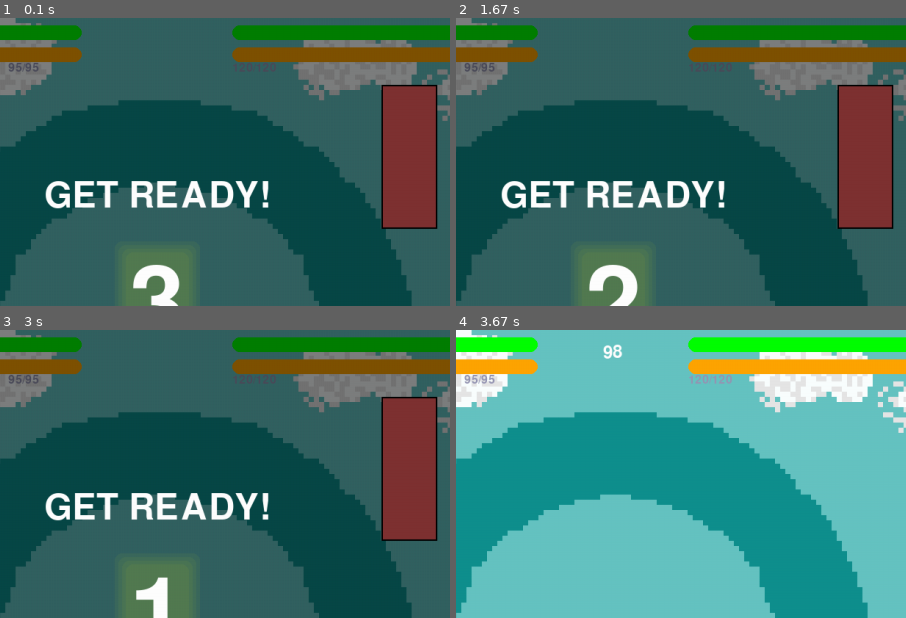
Above: before the commit, frames 1-4 (two rows, left to right).
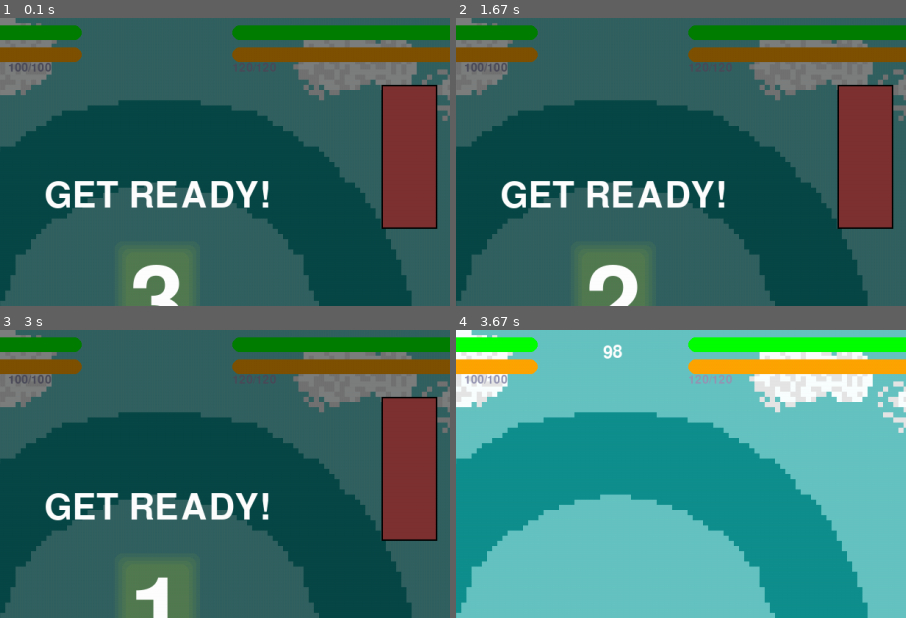
Above: after the commit, the same moments.

Repository: CarlosLeBg/pythfighter
Game: pygame game, started from src/core/game.py
Two runs of this game, one before a commit and one after it. Both use one fixed random seed, a clock stepped at 60 frames per second and the inputs below.
Inputs:
- Up to frame 1 (0.1 s): no input
- Up to frame 2 (1.67 s): no input
- Up to frame 3 (3 s): no input
- Up to frame 4 (3.67 s): hold Right from 3.6 s (still down)
The pictures show only the part of the screen within x 33-83%, y 0-50%; the shares and areas given below are measured in that part.

The runs differ from the first frame. In frame 1, 0.1% of the frame differs, in the area x 2-12%, y 15-19%; in frame 2, 0.1%; in frame 3, 0.1%; in frame 4, 0.2%, in the area x 1-12%, y 15-19%.

Commit message:
Modif de Carlos

Diff:
--- a/src/config/fighters.py
+++ b/src/config/fighters.py
@@ -6,20 +6,19 @@
         self.abilities = abilities
         self.style = style
         self.stats = stats
-        self.description = description  # Modifié ici pour correspondre à l'argument passé
+        self.description = description
         self.combo = combo
         self.lore = lore
         self.color = color
         self.special = special
         self.weakness = weakness
 
-
 class AgileFighter(Fighter):
     def __init__(self):
         super().__init__(
-            "Ben (Benjamin)", speed=8, damage=7,
+            "Ben (Benjamin)", speed=7, damage=8,
             abilities=["Dodge", "Quick Strike"],
-            style="Agile", stats={"Force": 7, "Défense": 3, "Vitesse": 8, "Vie": 95},
+            style="Agile", stats={"Force": 7, "Défense": 4, "Vitesse": 7, "Vie": 100},
             description="Rapide et insaisissable, il excelle dans l'esquive et la contre-attaque.",
             combo=["Esquivez puis frappez rapidement pour un maximum d'impact."],
             lore="Maître du katana, il privilégie la vitesse aux attaques puissantes.",
@@ -28,13 +27,12 @@
             weakness="Fragile (3 coups suffisent à briser sa garde)"
         )
 
-
 class Tank(Fighter):
     def __init__(self):
         super().__init__(
-            "Tank (Carl)", speed=3, damage=18,
+            "Tank (Carl)", speed=4, damage=16,
             abilities=["Shield Bash", "Endurance"],
-            style="Defensive", stats={"Force": 10, "Défense": 7, "Vitesse": 3, "Vie": 120},
+            style="Defensive", stats={"Force": 10, "Défense": 7, "Vitesse": 4, "Vie": 120},
             description="Massif et résistant, il frappe fort mais se déplace lentement.",
             combo=["Utilisez Shield Bash pour repousser, puis enchaînez une attaque lourde."],
             lore="Un colosse sur le champ de bataille, inébranlable en défense.",
@@ -43,43 +41,40 @@
             weakness="Très lent (difficile d'atteindre les cibles mobiles)"
         )
 
-
 class BurstDamage(Fighter):
     def __init__(self):
         super().__init__(
-            "Moinécha", speed=6, damage=6,
+            "Moinécha", speed=6, damage=7,
             abilities=["Flame Burst", "Inferno"],
-            style="Burst", stats={"Force": 6, "Défense": 4, "Vitesse": 6, "Vie": 100},
+            style="Burst", stats={"Force": 7, "Défense": 4, "Vitesse": 6, "Vie": 100},
             description="Un moine du feu, infligeant des brûlures continues à ses ennemis.",
             combo=["Appliquez la brûlure avec Flame Burst, puis terminez avec Inferno."],
             lore="Maîtrisant les flammes, il privilégie les dégâts sur la durée.",
             color=(255, 165, 0),
-            special="Brûlure (5 dégâts/s pendant 3s)",
+            special="Brûlure (5 dégâts/s pendant 2s)",
             weakness="Dégâts directs faibles (doit maximiser les brûlures)"
         )
-
 
 class ThunderStrike(Fighter):
     def __init__(self):
         super().__init__(
-            "Timothy", speed=7, damage=9,
+            "Timothy", speed=7, damage=8,
             abilities=["Lightning Bolt", "Thunderstorm"],
-            style="Elemental", stats={"Force": 9, "Défense": 4, "Vitesse": 7, "Vie": 100},
+            style="Elemental", stats={"Force": 8, "Défense": 4, "Vitesse": 7, "Vie": 100},
             description="Maître de l'électricité, capable d'étourdir ses adversaires.",
             combo=["Utilisez Lightning Bolt pour étourdir, puis enchaînez avec Thunderstorm."],
             lore="Né en plein orage, il canalise la foudre pour terrasser ses ennemis.",
             color=(0, 0, 255),
-            special="Stun aléatoire (25 % de chance d'étourdir 2s)",
+            special="Stun aléatoire (30 % de chance d'étourdir 2s)",
             weakness="Dépendance à la chance (stun incertain)"
         )
-
 
 class Bruiser(Fighter):
     def __init__(self):
         super().__init__(
-            "Rémi", speed=6, damage=8,
+            "Rémi", speed=6, damage=9,
             abilities=["Balanced Strike", "Power Up"],
-            style="Balanced", stats={"Force": 8, "Défense": 5, "Vitesse": 6, "Vie": 105},
+            style="Balanced", stats={"Force": 9, "Défense": 5, "Vitesse": 6, "Vie": 105},
             description="Un combattant équilibré, performant dans toutes les situations.",
             combo=["Activez Power Up, puis enchaînez un Balanced Strike."],
             lore="Guerrier polyvalent, il s’adapte à tous les styles de combat.",
--- a/src/core/game.py
+++ b/src/core/game.py
@@ -80,11 +80,11 @@
         self.player = player
         self.name = fighter_data.name
         self.color = fighter_data.color
-        self.speed = fighter_data.speed * 1.2
+        self.speed = fighter_data.speed * 0.9
         self.damage = fighter_data.damage
         self.max_health = fighter_data.stats["Vie"]
         self.health = self.max_health
-        self.max_stamina = 100
+        self.max_stamina = 80
         self.stamina = self.max_stamina
         self.pos_x = float(x)
         self.pos_y = float(91)
